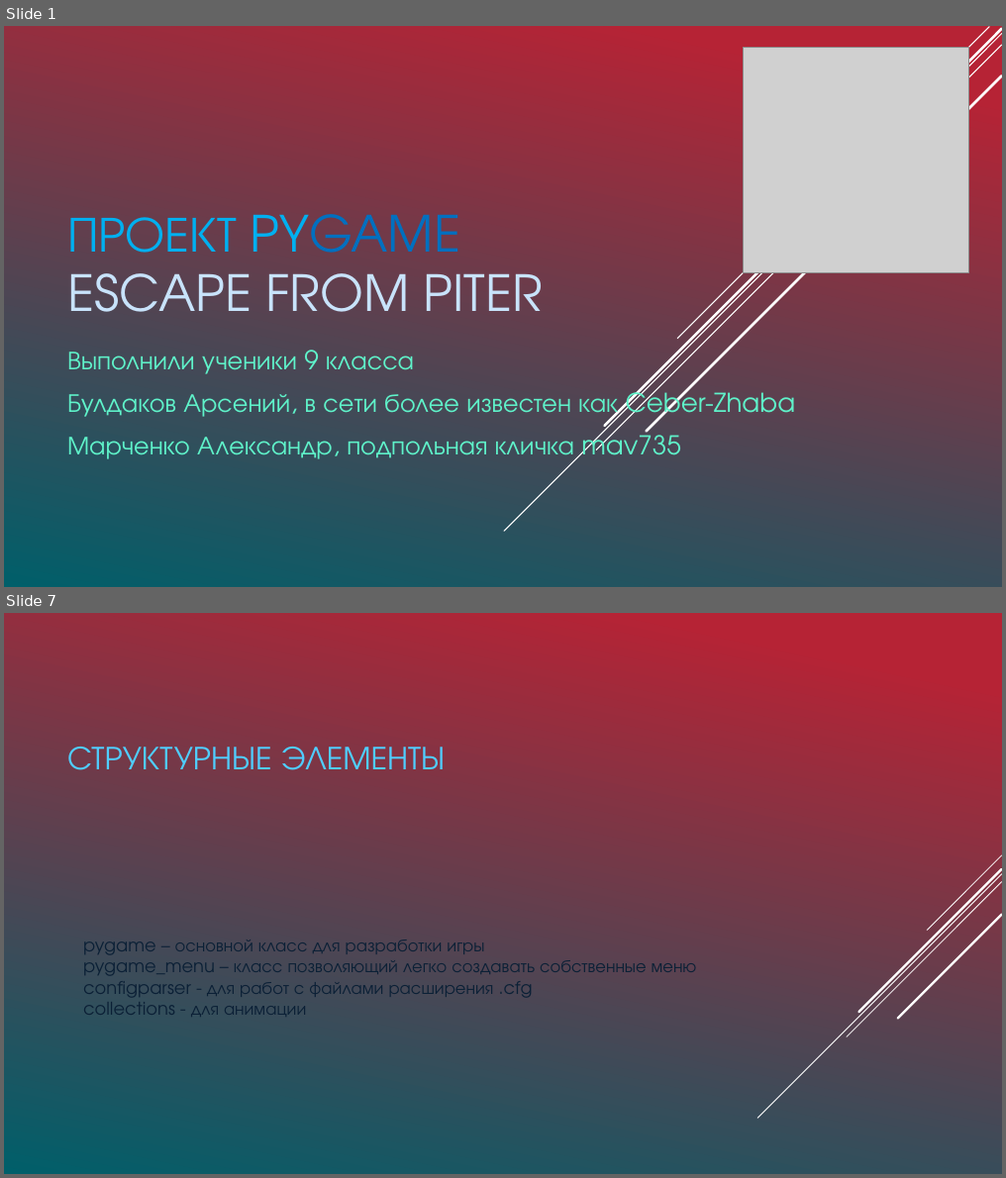
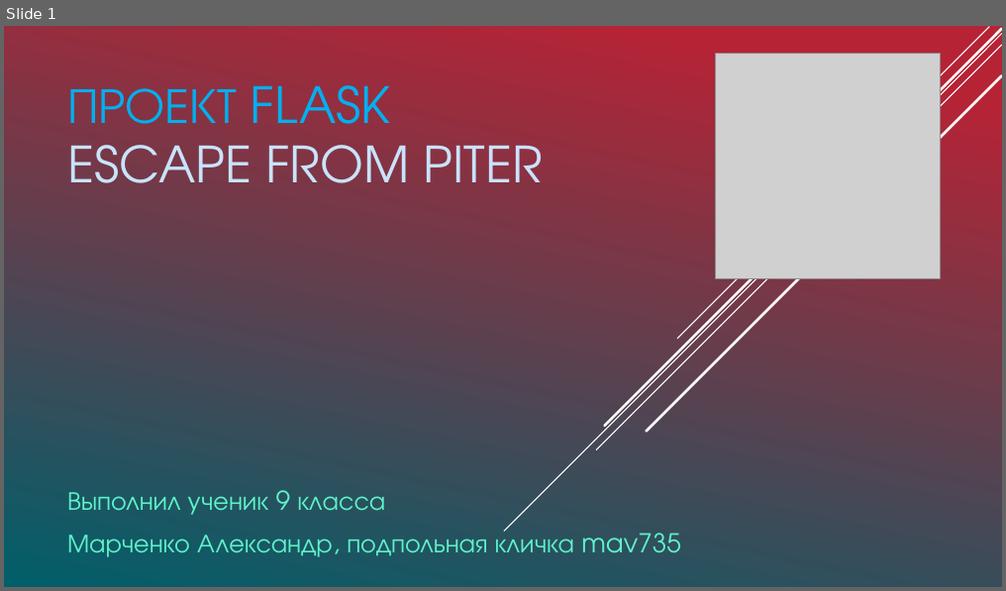
Before and after one commit to mav735/FlaskProject, a slide deck: Проект.pptx. Shown one above the other, each under a label of ours: slides 1 and 7 before the commit, slide 1 after it; the slides between them are not shown. The pictures are 1006x1178 and 1006x591 pixels, drawn with LibreOffice and Linux fonts; fonts in the diff are those of the drawing; grey boxes stand for pictures. Boxes give left, top, right and bottom in pixels: in the first picture for what was removed or moved away, otherwise in the second. Text is boxed around its words. In the diff, an @@ line names an element or a change of style, - is before the commit and + after.

```diff
--- a/Проект.pptx
+++ b/Проект.pptx
@@ slide 7 removed at [4,613,1002,1174], background gradient #B62436 to #00606A @@
@@ title removed at [67,747,445,770] @@
-  СТРУКТУРНЫЕ ЭЛЕМЕНТЫ
@@ group removed at [757,856,1002,1118]: 5 lines @@
@@ text removed at [83,940,697,1017] @@
-pygame – основной класс для разработки игры
-pygame_menu – класс позволяющий легко создавать собственные меню
-configparser - для работ с файлами расширения .cfg
-collections - для анимации
@@ slide 1 changed as well @@
@@ picture: place and size @@
-picture at [743,48,968,274]
+picture at [715,54,941,279]
@@ title at [67,85,542,183]: text changed @@
-ПРОЕКТ PYGAME
-ESCAPE FROM PITER
+ПРОЕКТ FLASK
+ESCAPE FROM PITER
@@ subtitle "Выполнил ученик 9 класса": place and size @@
-subtitle "Выполнил ученик 9 класса" at [67,350,796,462]
+subtitle "Выполнил ученик 9 класса" at [67,490,681,558]
@@ subtitle at [67,490,385,515]: text changed @@
-Выполнили ученики 9 класса
-Булдаков Арсений, в сети более известен как Ceber-Zhaba
+Выполнил ученик 9 класса
```
Also in this commit, not shown: 1 other slide changed, 2 slides added, 6 other slides removed.
